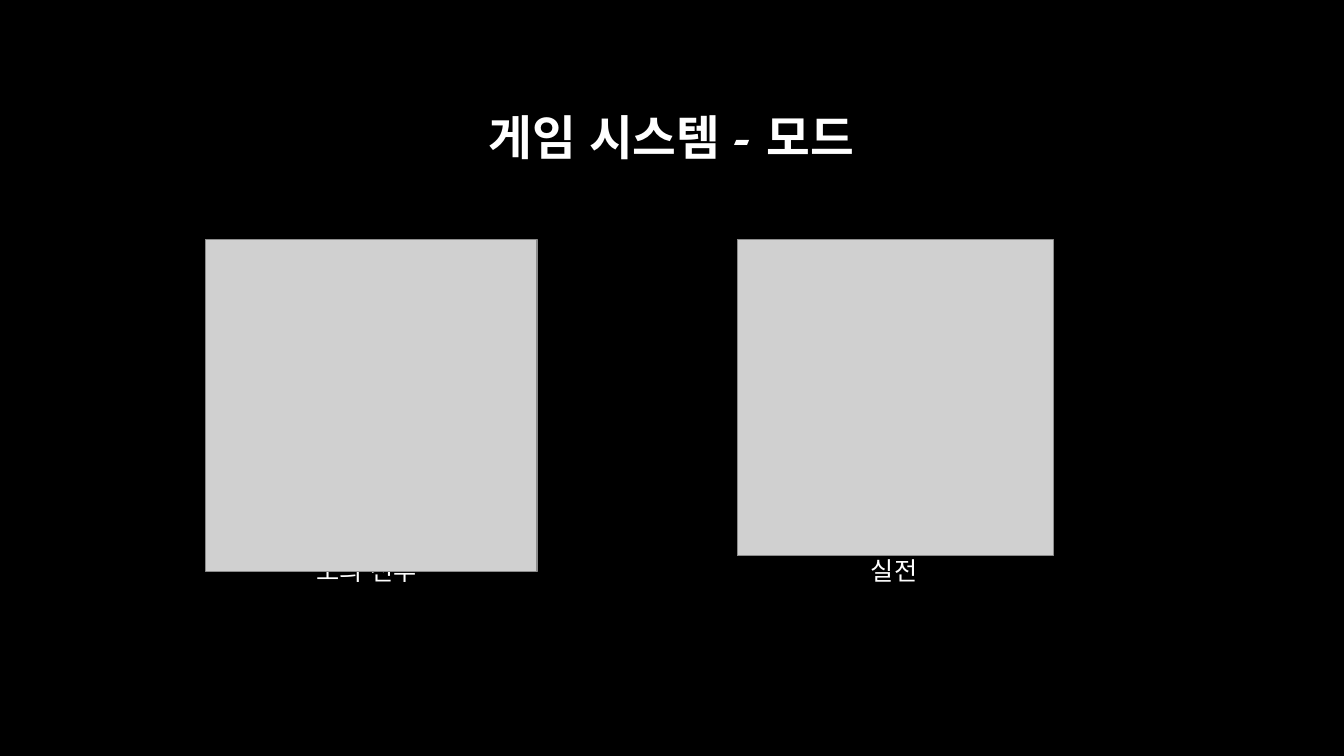
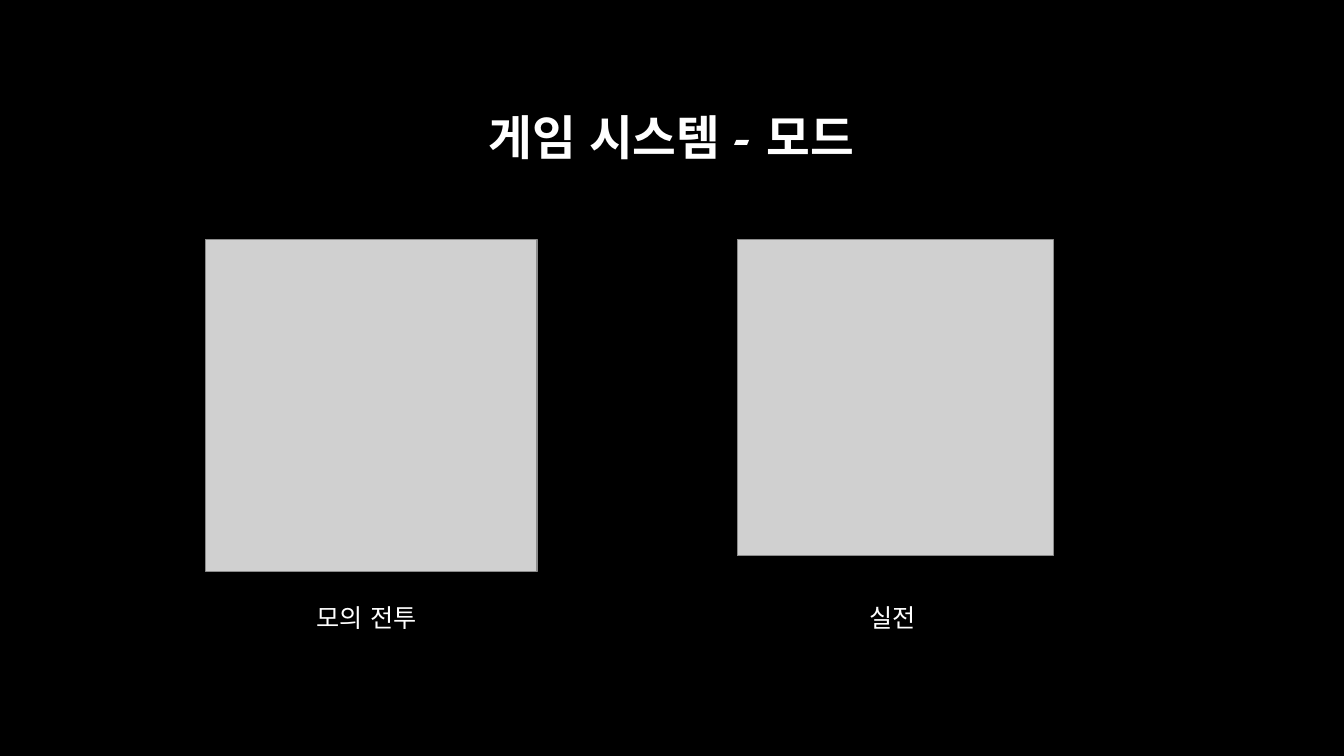
Before and after one commit to Sub-L/CapitalRhythm-Ho-, a slide deck: slide 14 of ds.pptx. Drawn at 1344x756 pixels with LibreOffice and Linux fonts; fonts in the diff are those of the drawing; grey boxes stand for pictures; background and template pictures are left out. Boxes give left, top, right and bottom in pixels: in the first picture for what was removed or moved away, otherwise in the second. Text is boxed around its words. In the diff, an @@ line names an element or a change of style, - is before the commit and + after.

```diff
--- a/ds.pptx
+++ b/ds.pptx
@@ text "모의 전투" rewrapped from (317,571,416,587) to (317,606,416,629) @@
@@ text "실전" rewrapped from (871,555,917,582) to (869,606,915,629) @@
```
Also in this commit, not shown: 1 slide added.
